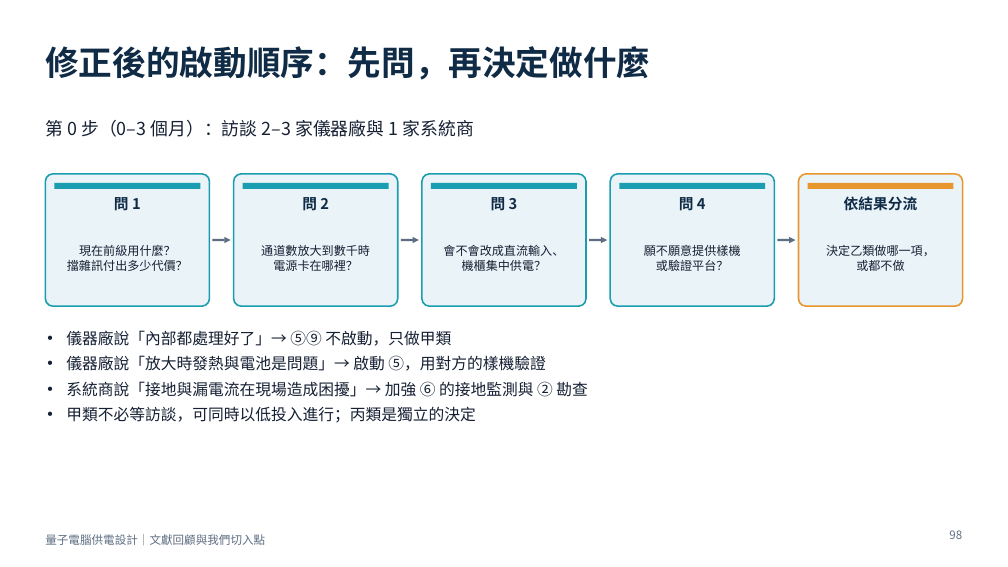
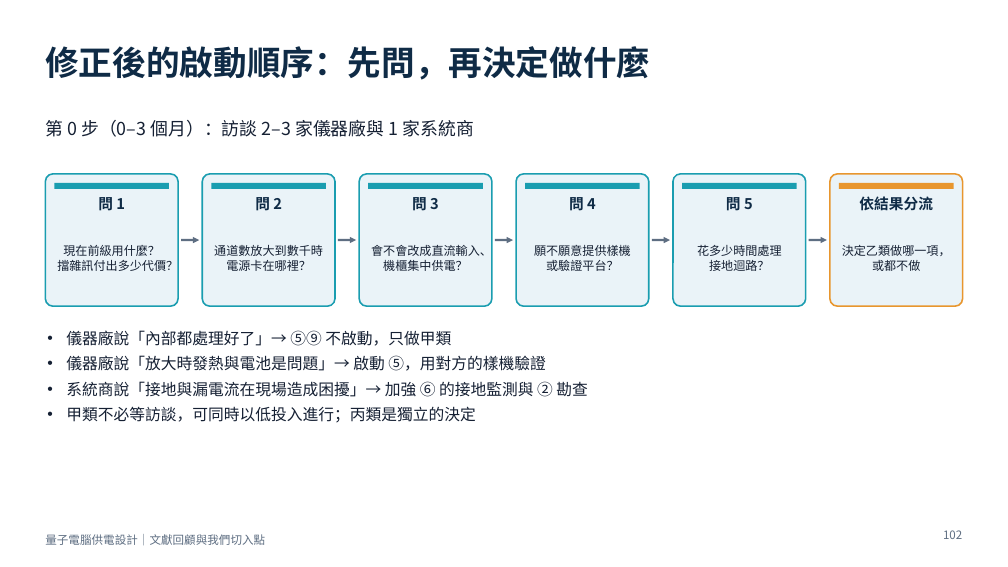
Before and after one commit to pcpcchen-coder/QuantumComputing, a slide deck: slide 102 of slides/output/qc-power-supply.pptx (slide 98 before the commit). Drawn at 1008x567 pixels with LibreOffice and Linux fonts; fonts in the diff are those of the drawing. Boxes give left, top, right and bottom in pixels: in the first picture for what was removed or moved away, otherwise in the second. Text is boxed around its words. In the diff, an @@ line names an element or a change of style, - is before the commit and + after.

```diff
--- a/slides/output/qc-power-supply.pptx
+++ b/slides/output/qc-power-supply.pptx
@@ rounded rectangle: place and size @@
-rounded rectangle at [45,174,209,306]
+rounded rectangle at [45,174,178,306]
@@ rounded rectangle: place and size @@
-rounded rectangle at [234,174,398,306]
+rounded rectangle at [203,174,336,306]
@@ rounded rectangle: place and size @@
-rounded rectangle at [422,174,586,306]
+rounded rectangle at [359,174,492,306]
@@ rounded rectangle added at [516,174,650,306], fill #EAF3F8, outline #1A9DB0 1.5 pt @@
@@ rounded rectangle: place and size @@
-rounded rectangle at [610,174,774,306]
+rounded rectangle at [673,174,806,306]
@@ rounded rectangle: place and size @@
-rounded rectangle at [799,174,963,306]
+rounded rectangle at [830,174,963,306]
@@ text "問 1": place and size @@
-text "問 1" at [114,195,141,214]
+text "問 1" at [98,195,125,214]
@@ rectangle: place and size @@
-rectangle at [54,183,200,189]
+rectangle at [54,183,169,189]
@@ text "問 2": place and size @@
-text "問 2" at [302,195,329,214]
+text "問 2" at [255,195,282,214]
@@ rectangle: place and size @@
-rectangle at [243,183,389,189]
+rectangle at [212,183,327,189]
@@ text "問 3": place and size @@
-text "問 3" at [491,195,518,214]
+text "問 3" at [412,195,439,214]
@@ rectangle: place and size @@
-rectangle at [431,183,577,189]
+rectangle at [368,183,483,189]
@@ text "問 4": place and size @@
-text "問 4" at [679,195,706,214]
+text "問 4" at [569,195,596,214]
@@ rectangle added at [526,183,640,189], fill #1A9DB0 @@
@@ rectangle: place and size @@
-rectangle at [619,183,765,189]
+rectangle at [682,183,797,189]
@@ text added at [726,195,753,214], 14 pt, text #0F2B46, bold @@
+問 5
@@ text "依結果分流": place and size @@
-text "依結果分流" at [844,196,918,211]
+text "依結果分流" at [859,196,933,211]
@@ rectangle: place and size @@
-rectangle at [808,183,954,189]
+rectangle at [839,183,954,189]
@@ text "現在前級用什麼？": place and size @@
-text "現在前級用什麼？" at [67,245,188,271]
+text "現在前級用什麼？" at [57,245,178,273]
@@ arrow moved from (212, 240) - (231, 240) to (181, 240) - (200, 240) @@
@@ text "通道數放大到數千時": place and size @@
-text "通道數放大到數千時" at [261,245,370,271]
+text "通道數放大到數千時" at [214,245,323,271]
@@ arrow moved from (401, 240) - (419, 240) to (338, 240) - (356, 240) @@
@@ text "會不會改成直流輸入、": place and size @@
-text "會不會改成直流輸入、" at [443,245,564,271]
+text "會不會改成直流輸入、" at [371,243,492,271]
@@ arrow added from (495, 240) to (513, 240), #5E6E82 2 pt @@
@@ text "願不願意提供樣機": place and size @@
-text "願不願意提供樣機" at [644,245,741,271]
+text "願不願意提供樣機" at [534,245,631,271]
@@ arrow moved from (589, 240) - (607, 240) to (652, 240) - (670, 240) @@
@@ text added at [697,245,782,271], 11.5 pt, text #152033 @@
+花多少時間處理
+接地迴路？
@@ arrow moved from (777, 240) - (796, 240) to (809, 240) - (827, 240) @@
@@ text "決定乙類做哪一項，": place and size @@
-text "決定乙類做哪一項，" at [826,245,935,271]
+text "決定乙類做哪一項，" at [842,245,951,271]
@@ page number at [943,530,962,539]: text changed @@
-98
+102
```
Also in this commit, not shown: 4 slides added, 4 other files.
